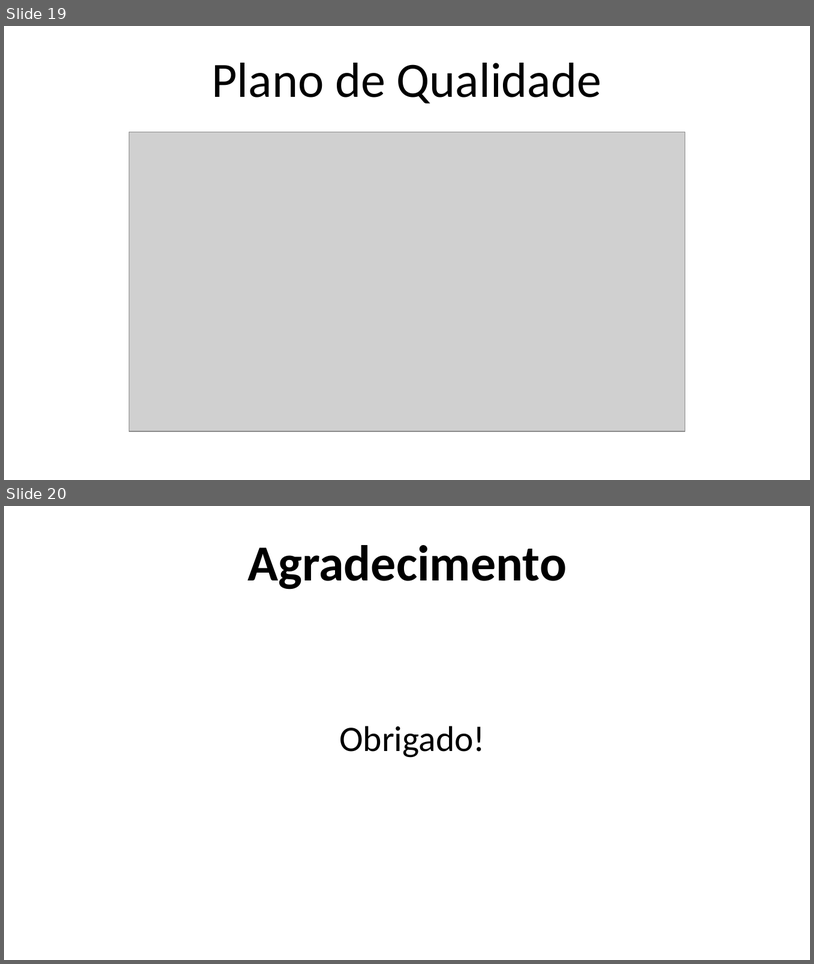
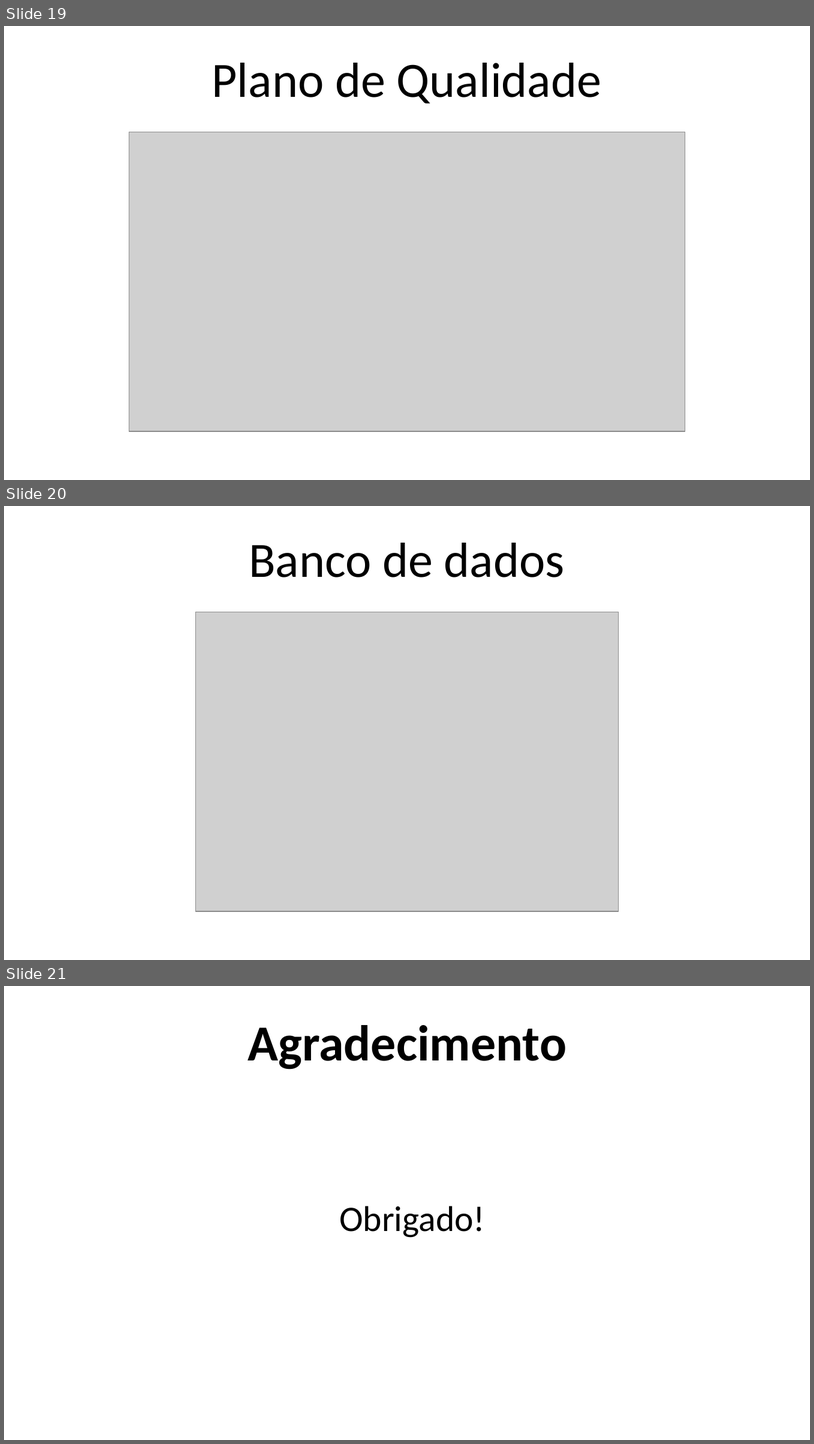
Before and after one commit to 2022-1-NADS3/RecantoDasIdeias, a slide deck: documentos/Projeto Interdisciplinar - APP - 2022-1.pptx. Shown one above the other, each under a label of ours: slides 19 and 20 before the commit, slides 19, 20 and 21 after it. The pictures are 814x964 and 814x1444 pixels, drawn with LibreOffice and Linux fonts; fonts in the diff are those of the drawing; grey boxes stand for pictures; background and template pictures are left out. Boxes give left, top, right and bottom in pixels: in the first picture for what was removed or moved away, otherwise in the second. Text is boxed around its words. In the diff, an @@ line names an element or a change of style, - is before the commit and + after.

Commit message:
Apresentação Atualizada

```diff
--- a/documentos/Projeto Interdisciplinar - APP - 2022-1.pptx
+++ b/documentos/Projeto Interdisciplinar - APP - 2022-1.pptx
@@ slide 20 added at [4,506,810,960], background picture (left out) @@
@@ title added at [249,543,565,577], 44 pt, text #000000 @@
+Banco de dados
@@ picture added at [196,612,618,911] @@
@@ what was slide 20 is now slide 21 @@
```
